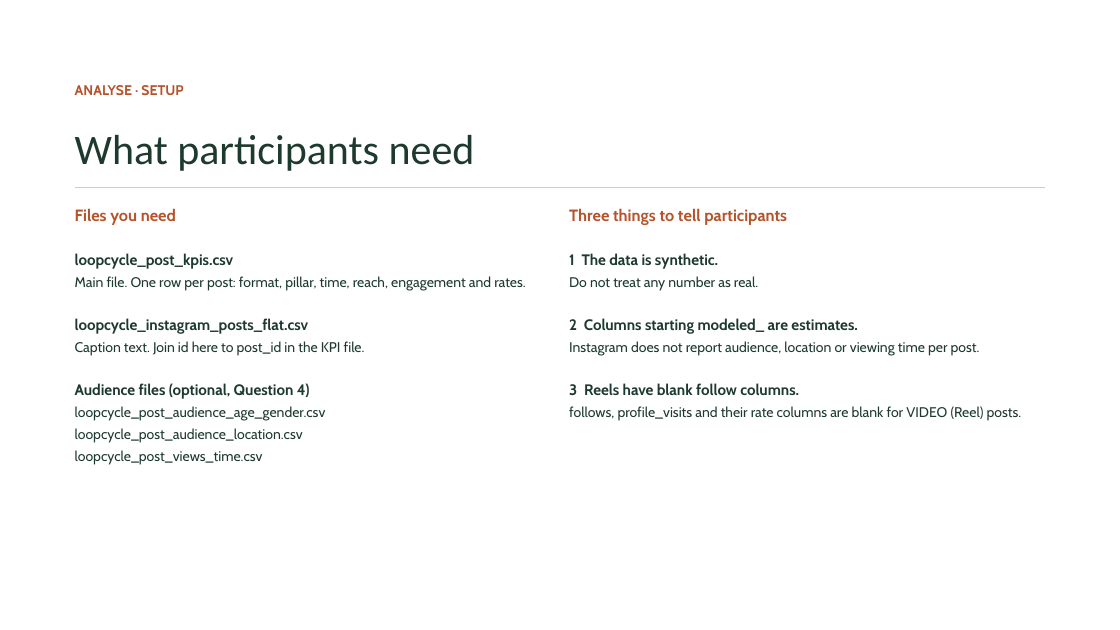
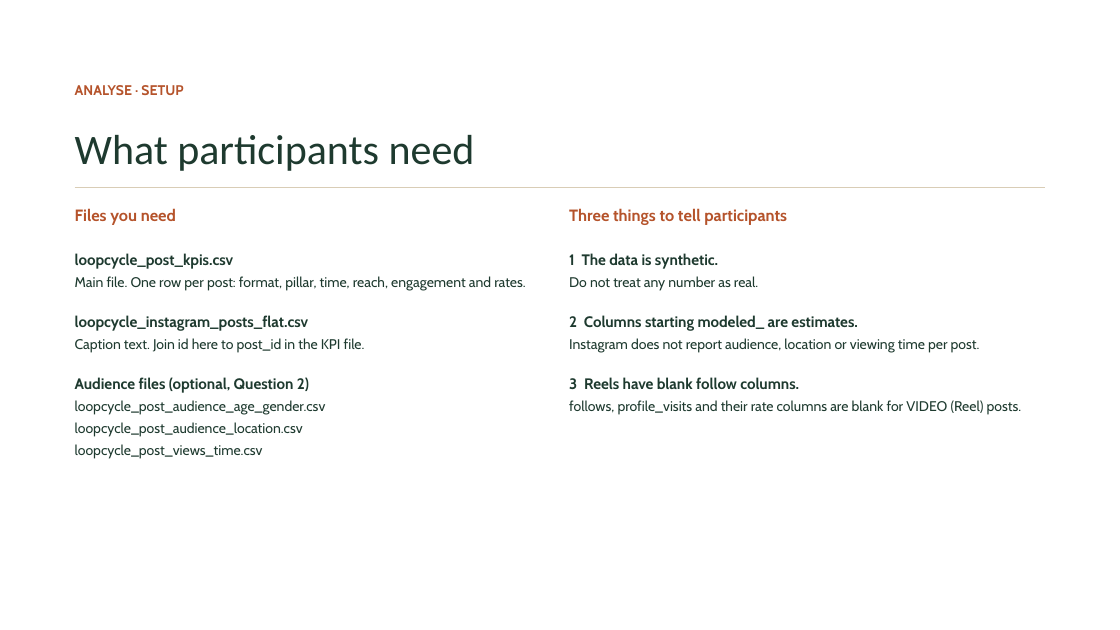
Before and after one commit to itsbharathp/LoopCycle, a slide deck: slide 30 of Prestentations/AI for Content Creation — The Basics.pptx. Drawn at 1120x630 pixels with LibreOffice and Linux fonts; fonts in the diff are those of the drawing. Boxes give left, top, right and bottom in pixels: in the first picture for what was removed or moved away, otherwise in the second. Text is boxed around its words. In the diff, an @@ line names an element or a change of style, - is before the commit and + after.

```diff
--- a/Prestentations/AI for Content Creation — The Basics.pptx
+++ b/Prestentations/AI for Content Creation — The Basics.pptx
@@ text "Three things to tell participants" rewrapped from <box>569,208,1022,421</box> to <box>569,208,1022,415</box> @@
@@ text at <box>75,377,309,393</box>: text changed @@
-Audience files (optional, Question 4)
+Audience files (optional, Question 2)
```
Also in this commit, not shown: 8 other slides changed, 4 slides removed.
